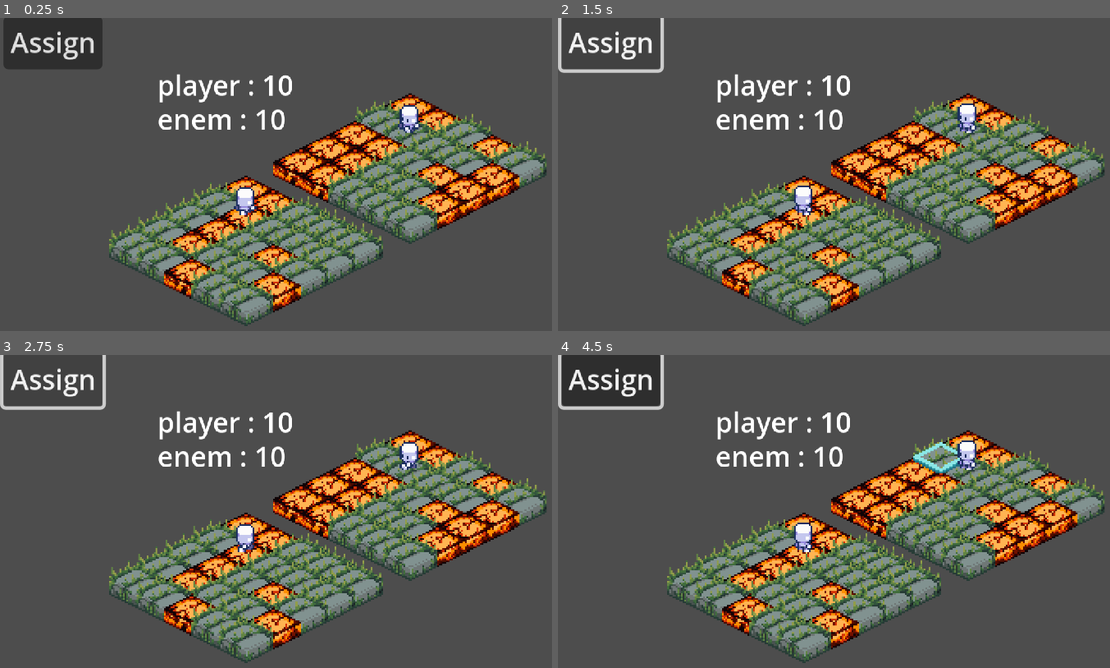
Above: before the commit, frames 1-4 (two rows, left to right).
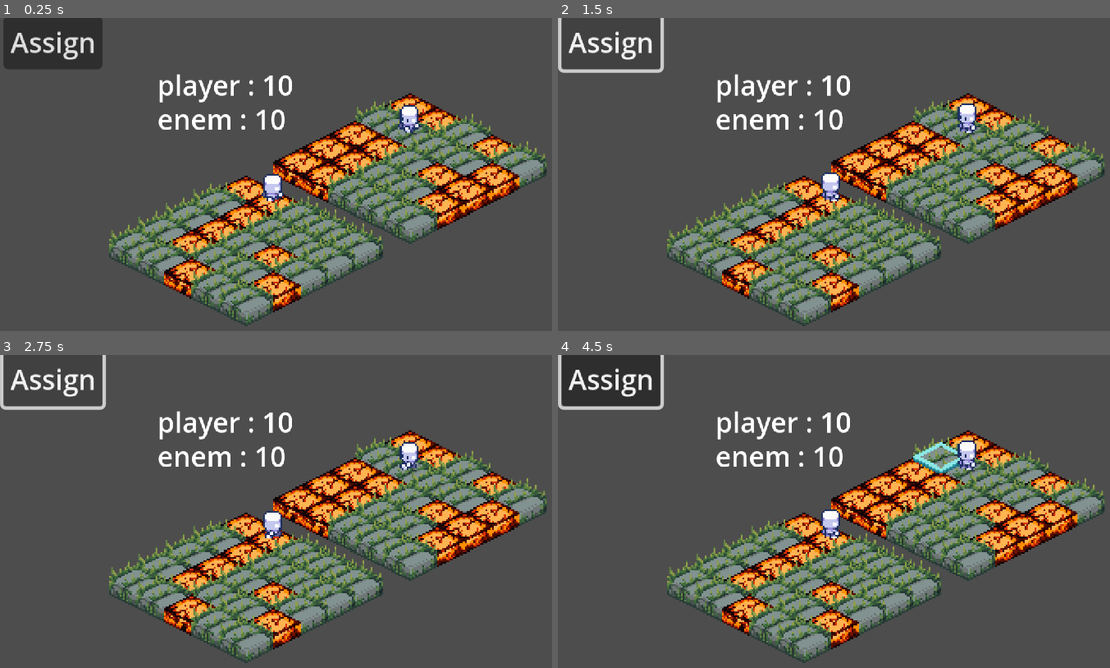
Above: after the commit, the same moments.

Repository: TsutomuTakai/testGodt
Game: Godot game, scene res://tester.tscn
The game is run twice, just before and just after one commit, with the same random seed, the same clock (stepped at 60 frames per second) and the same inputs. The project has no main scene, so this scene is started directly.
Inputs (mouse positions are in pixels of both pictures, inside the frame that each line leads up to):
- Up to frame 1 (0.25 s): no input
- Up to frame 2 (1.5 s): click "Assign" at 0.5 s; click "Assign" at 1.25 s
- Up to frame 3 (2.75 s): click "Assign" at 2 s
- Up to frame 4 (4.5 s): tap Enter at 2.75, 4.25 s; move the mouse to (1032, 520) at 2.77 s; click (1032, 520) at 2.92 s; tap Space at 3.5 s; move the mouse to (756, 558) at 3.52 s; click (756, 558) at 3.67 s; move the mouse to (949, 458) at 4.27 s; click (949, 458) at 4.42 s

The runs differ from the first frame. In frame 1, 0.6% of the frame differs, in the area x 42-52%, y 49-63%; in frame 2, 0.6%; in frame 3, 0.5%; in frame 4, 0.6%.

Commit message:
base effect

Diff:
--- a/scripts/IU/grid_highlight.gd
+++ b/scripts/IU/grid_highlight.gd
@@ -33,3 +33,6 @@
 		highlight_sprite.position = grid_manager.to_global(grid_manager.enemy_tilemap.map_to_local(enemy_grid_pos)) + grid_manager.initial_enemy_offset
 	else:
 		highlight_sprite.visible = false
+
+func show_target():
+	pass
--- a/scripts/battle/BattleController.gd
+++ b/scripts/battle/BattleController.gd
@@ -40,26 +40,27 @@
 				player_unit_instance.unit_type = player_unit_instance.UnitType.PLAYER
 				add_child(player_unit_instance)
 
-				player_unit_instance.set_grid_position(Vector2i(1,1), grid_controller)
+				player_unit_instance.set_grid_position(Vector2i(1,player_unit_index), grid_controller)
 				grid_controller.set_unit_on_tile(grid_controller.GridType.PLAYER, grid_pos.x, grid_pos.y, player_unit_instance)
-
+				player_units.append((player_unit_instance))
 				player_unit_index += 1
 				print('dex' , player_unit_index ,'pos ',grid_pos)
 				unit_dict['player']  = player_unit_instance
 
 	if enemy_team and grid_controller:
 		var available_enemy_cells = get_available_cells(grid_controller.GridType.ENEMY) # Get available cells
+		var enemy_unit_index = 0
 		for unit_scene in enemy_team.unit_scenes:
 			if available_enemy_cells.size() > 0:
 				var random_index = randi() % available_enemy_cells.size()
 				var grid_pos = available_enemy_cells[random_index]
 				available_enemy_cells.erase(random_index) # Remove the used cell
-
+				enemy_unit_index +=1
 				var enemy_unit_instance = unit_scene.instantiate()
 				enemy_unit_instance.unit_type = enemy_unit_instance.UnitType.ENEMY
 				add_child(enemy_unit_instance)
 
-				enemy_unit_instance.set_grid_position(Vector2i(1,1), grid_controller)
+				enemy_unit_instance.set_grid_position(Vector2i(1,enemy_unit_index), grid_controller)
 				grid_controller.set_unit_on_tile(grid_controller.GridType.ENEMY, grid_pos.x, grid_pos.y, enemy_unit_instance)
 				unit_dict['enem']  = enemy_unit_instance
 
--- a/scripts/battle/DefaultAction.gd
+++ b/scripts/battle/DefaultAction.gd
@@ -4,7 +4,6 @@
 class_name ActionResource
 
 @export var action_name: String = "Attack"
-@export var target_type: String = "Enemy"
 @export var effects: Array[Effect] # List of Effect classes
 @export var animation_name: String = "attack"
 @export var energy_cost: int = 2
@@ -13,6 +12,18 @@
 @export var aoe: AoE
 @export var instant: bool = false
 @export var repeats: int = 0
+@export var target: target_type = target_type.FRONT
+
+enum target_type {
+	FRONT,
+	BACK,
+	SELF,
+	FRONT_SKIP,
+	BACK_SKIPT,
+	ALL_SELF,
+	ALL
+}
+
 
 
 var action_dict = StatusDictionary.new()
--- a/scripts/battle/UnitTemplate.gd
+++ b/scripts/battle/UnitTemplate.gd
@@ -59,9 +59,6 @@
 	var tween = create_tween()
 	tween.tween_property(self, "position", target_position, 0.5) # Smooth move over 0.5 seconds
 
-func _on_area_2d_input_event(viewport, event, shape_idx):
-	if event is InputEventMouseButton and event.pressed and event.button_index == MOUSE_BUTTON_LEFT:
-		emit_signal("unit_selected", self)
 
 func set_grid_position(grid_pos: Vector2i, grid_controller: Node2D):
 	grid_position = grid_pos
--- a/scripts/data/action_data/base_action.tres
+++ b/scripts/data/action_data/base_action.tres
@@ -1,8 +1,13 @@
-[gd_resource type="Resource" script_class="ActionResource" load_steps=5 format=3 uid="uid://1nrdd1v1p4o"]
+[gd_resource type="Resource" script_class="ActionResource" load_steps=7 format=3 uid="uid://1nrdd1v1p4o"]
 
 [ext_resource type="Script" uid="uid://vprcbtqpmbii" path="res://scripts/effects/Effects/BaseEffect.gd" id="1_moh2c"]
+[ext_resource type="Script" uid="uid://wmhrexuqbg3" path="res://scripts/effects/AreaOfEffect/line.gd" id="1_qkoyr"]
 [ext_resource type="Script" uid="uid://8oui03p8odja" path="res://scripts/battle/DefaultAction.gd" id="2_mvp1v"]
 [ext_resource type="Script" uid="uid://b4ypsr7jwymcr" path="res://scripts/effects/Effects/DamageEffect.gd" id="3_3xbwp"]
+
+[sub_resource type="Resource" id="Resource_3xbwp"]
+script = ExtResource("1_qkoyr")
+metadata/_custom_type_script = "uid://wmhrexuqbg3"
 
 [sub_resource type="Resource" id="Resource_mvp1v"]
 script = ExtResource("3_3xbwp")
@@ -18,6 +23,7 @@
 energy_cost = 2
 power = 1
 range = 1
+aoe = SubResource("Resource_3xbwp")
 instant = false
 repeats = 0
 metadata/_custom_type_script = "uid://8oui03p8odja"
--- a/scripts/effects/AreaOfEffect/AOE.gd
+++ b/scripts/effects/AreaOfEffect/AOE.gd
@@ -5,6 +5,13 @@
 var center: Vector2i # Center of the AoE
 var range: int # Range of the AoE
 
-func get_affected_cells() -> Array[Vector2i]:
+enum target {
+	FRONT,
+	BACK,
+	SKIP_FRONT,
+	SKIP_BACK
+}
+
+func get_affected_cells(pos: Vector2i) -> Array[Vector2i]:
 	# Implement the logic to calculate affected cells
 	return [] # Return an array of Vector2i
--- a/scripts/effects/AreaOfEffect/cross.gd
+++ b/scripts/effects/AreaOfEffect/cross.gd
@@ -1,7 +1,7 @@
 extends AoE
 class_name CircleAoE
 
-func get_affected_cells() -> Array[Vector2i]:
+func get_affected_cells(pos: Vector2i) -> Array[Vector2i]:
 	var affected_cells = []
 	for x in range(-range, range + 1):
 		for y in range(-range, range + 1):
--- a/scripts/effects/AreaOfEffect/line.gd
+++ b/scripts/effects/AreaOfEffect/line.gd
@@ -3,7 +3,7 @@
 
 var direction: Vector2i = Vector2i(0,1)
 
-func get_affected_cells() -> Array[Vector2i]:
+func get_affected_cells(pos: Vector2i) -> Array[Vector2i]:
 	var affected_cells = []
 	for i in range(range + 1):
 		affected_cells.append(center + direction * i)
--- a/tester.gd
+++ b/tester.gd
@@ -1,3 +1,9 @@
 extends Node2D
 
 @onready var controller = $BattleController
+
+
+func _on_button_pressed() -> void:
+	var x = controller.player_units.get(0).actions.get(0)
+
+	print(x.action_name)
--- a/tester.tscn
+++ b/tester.tscn
@@ -19,3 +19,5 @@
 offset_right = -132.0
 offset_bottom = -78.0
 text = "Assign"
+
+[connection signal="pressed" from="Button" to="." method="_on_button_pressed"]
